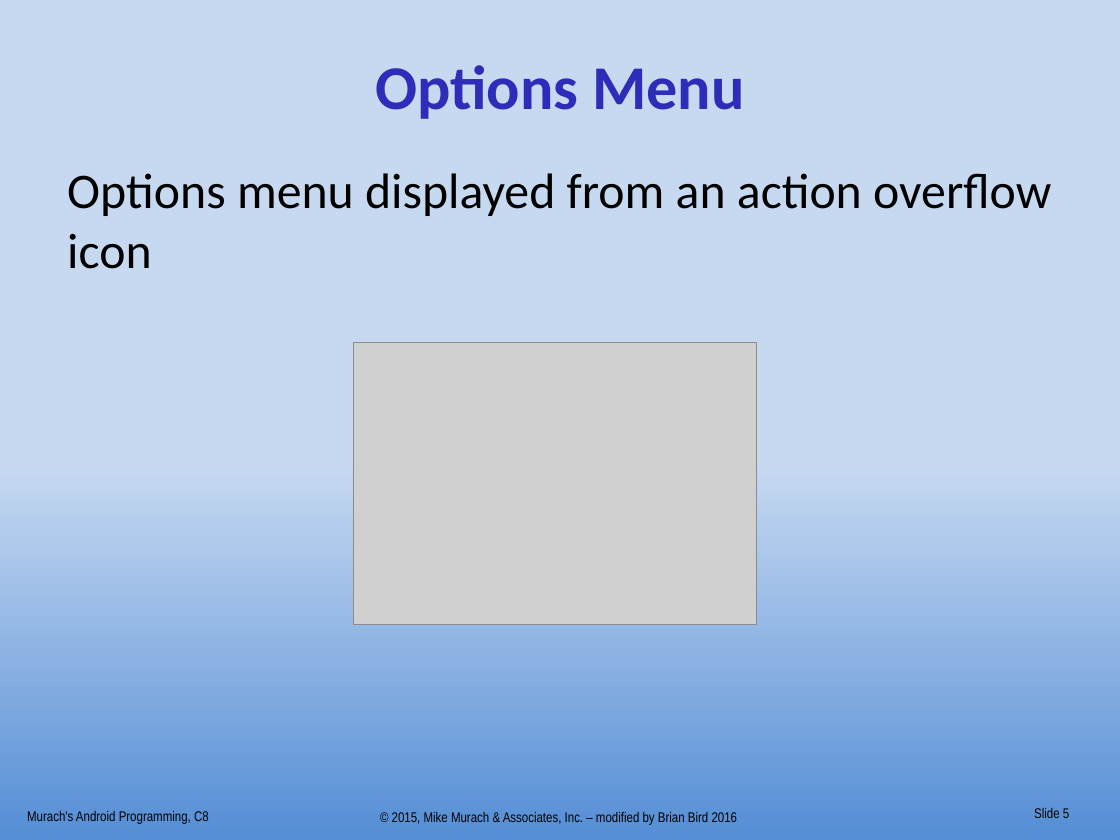
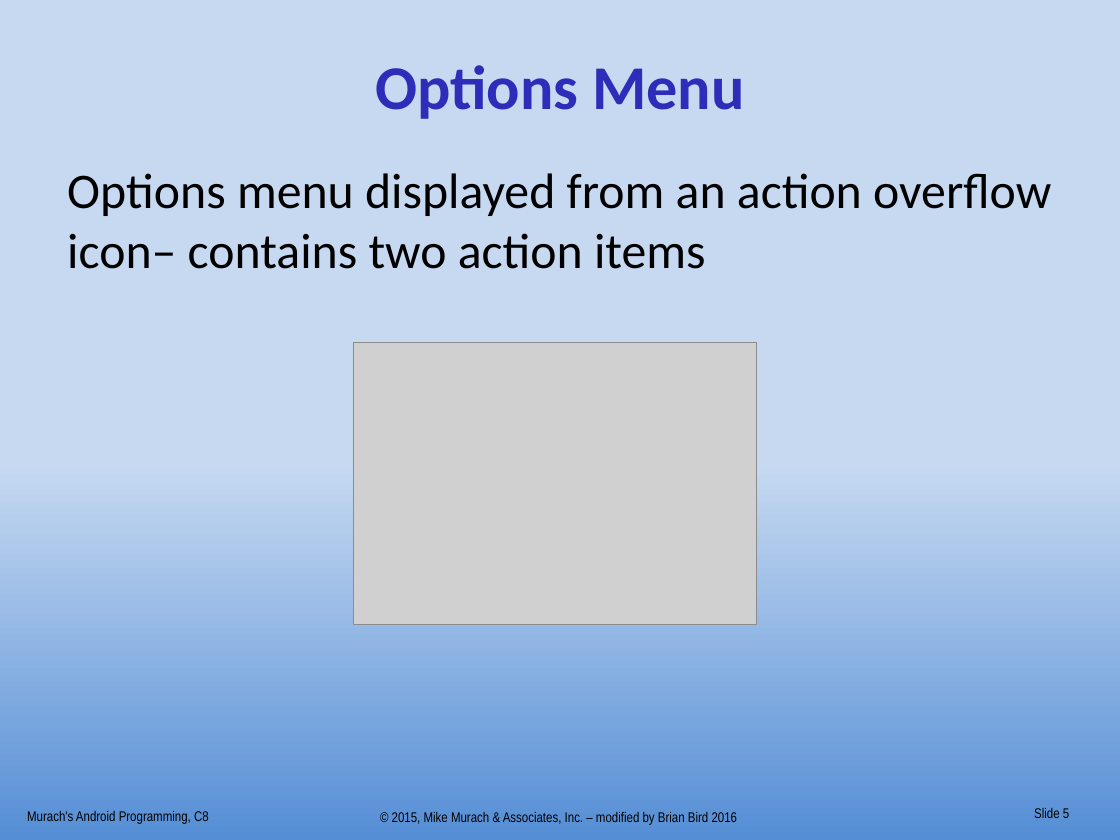
Before and after one commit to UO-CIS/CIS399Android-CourseMaterials, a slide deck: slide 5 of Notes and Slides/CIS399Wk2Day3b-Menu+Settings.pptx. Drawn at 1120x840 pixels with LibreOffice and Linux fonts; fonts in the diff are those of the drawing; grey boxes stand for pictures. Boxes give left, top, right and bottom in pixels: in the first picture for what was removed or moved away, otherwise in the second. Text is boxed around its words. In the diff, an @@ line names an element or a change of style, - is before the commit and + after.

```diff
--- a/Notes and Slides/CIS399Wk2Day3b-Menu+Settings.pptx
+++ b/Notes and Slides/CIS399Wk2Day3b-Menu+Settings.pptx
@@ text at box(67, 173, 1051, 269): text changed @@
-Options menu displayed from an action overflow icon
+Options menu displayed from an action overflow icon– contains two action items
```
Also in this commit, not shown: 12 other slides changed, 6 slides added, 1 slide removed, 9 other files.
